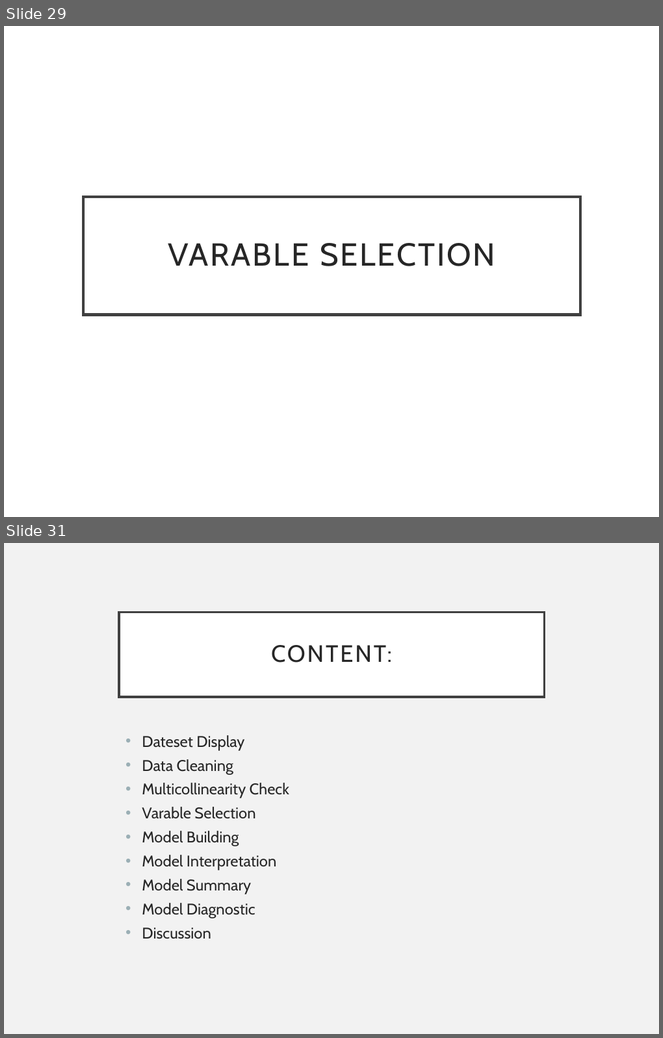
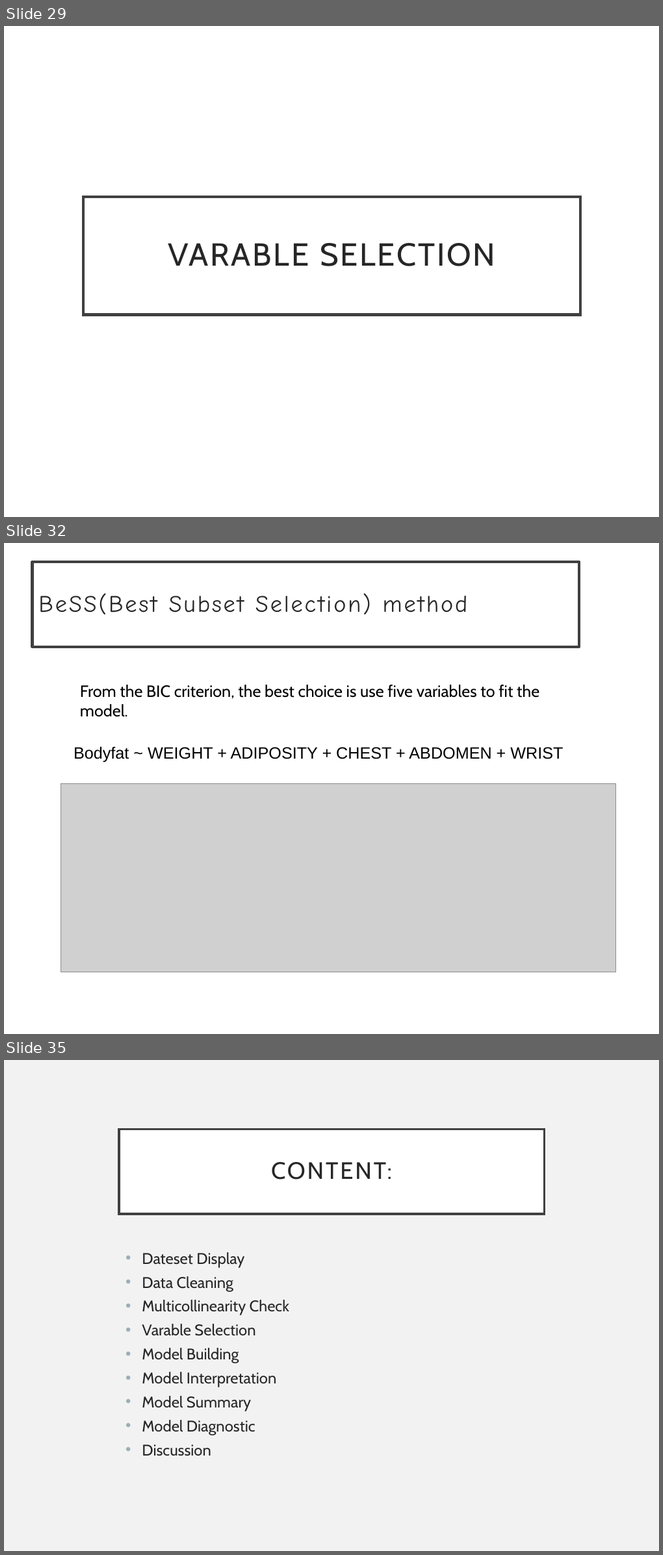
Before and after one commit to MjolnirT/UW-STAT628-M2, a slide deck: slide - Hao.pptx. Shown one above the other, each under a label of ours: slides 29 and 31 before the commit, slides 29, 32 and 35 after it; the slides between them are not shown. The pictures are 663x1038 and 663x1555 pixels, drawn with LibreOffice and Linux fonts; fonts in the diff are those of the drawing; grey boxes stand for pictures. Boxes give left, top, right and bottom in pixels: in the first picture for what was removed or moved away, otherwise in the second. Text is boxed around its words. In the diff, an @@ line names an element or a change of style, - is before the commit and + after.

```diff
--- a/slide - Hao.pptx
+++ b/slide - Hao.pptx
@@ slide 32 added at bbox=[4, 543, 659, 1034], background #FFFFFF @@
@@ rectangle added at bbox=[32, 561, 579, 646], fill #FFFFFF, outline #404040 3 pt, 26 pt, text #262626 @@
+BeSS(Best Subset Selection) method
@@ text added at bbox=[80, 685, 540, 717], 18 pt, text #000000 @@
+From the BIC criterion, the best choice is use five variables to fit the model.
@@ text added at bbox=[74, 746, 563, 763], 18 pt, text #000000 @@
+Bodyfat ~ WEIGHT + ADIPOSITY + CHEST + ABDOMEN + WRIST
@@ picture added at bbox=[61, 783, 616, 972] @@
@@ what was slide 31 is now slide 35 @@
```
Also in this commit, not shown: 1 slide changed, 3 other slides added.
